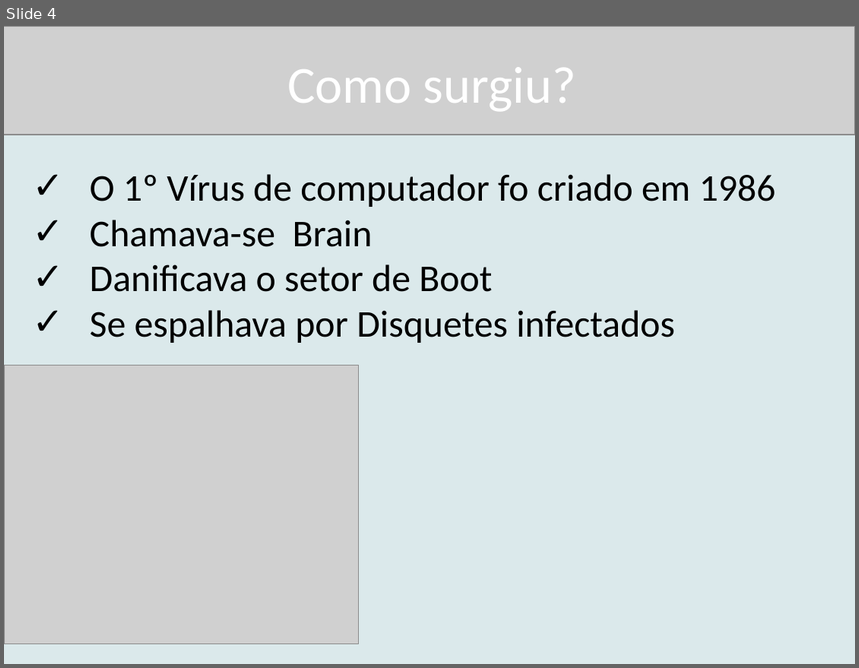
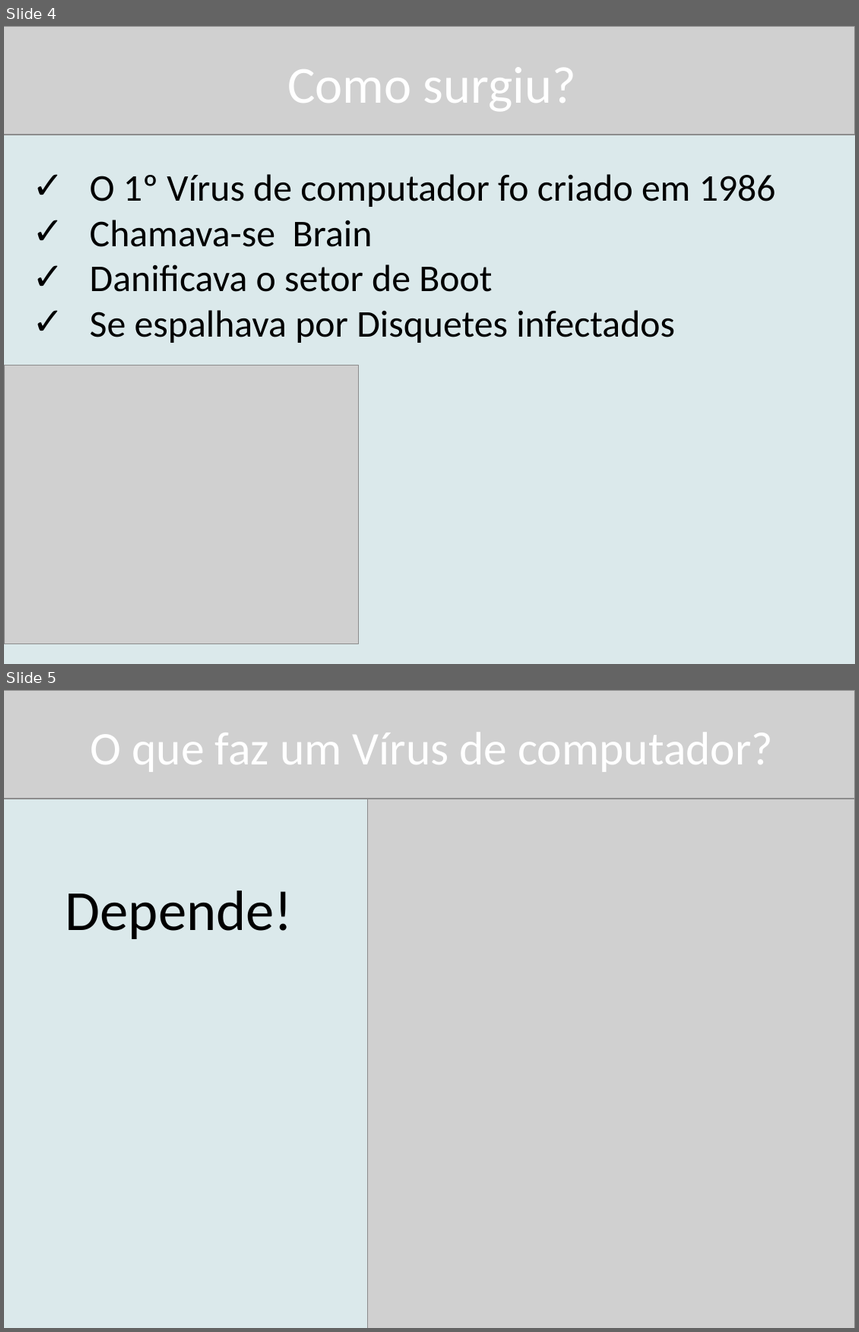
Before and after one commit to mboldrini/SlidesCurso, a slide deck: Virus de computador/Vírus de computador.pptx. Shown one above the other, each under a label of ours: slide 4 before the commit, slides 4 and 5 after it. The pictures are 859x668 and 859x1332 pixels, drawn with LibreOffice and Linux fonts; fonts in the diff are those of the drawing; grey boxes stand for pictures. Boxes give left, top, right and bottom in pixels: in the first picture for what was removed or moved away, otherwise in the second. Text is boxed around its words. In the diff, an @@ line names an element or a change of style, - is before the commit and + after.

```diff
--- a/Virus de computador/Vírus de computador.pptx
+++ b/Virus de computador/Vírus de computador.pptx
@@ slide 5 added at [4,690,855,1328], background #DBE9EB @@
@@ picture added at [4,690,855,799] @@
@@ title added at [91,733,773,772], 39.6 pt, text #FFFFFF @@
+O que faz um Vírus de computador?
@@ picture added at [367,742,855,1328] @@
@@ text added at [66,891,293,939], 48 pt, text #000000 @@
+Depende!
```
Also in this commit, not shown: 1 slide changed, 3 other slides added, 14 other files.
